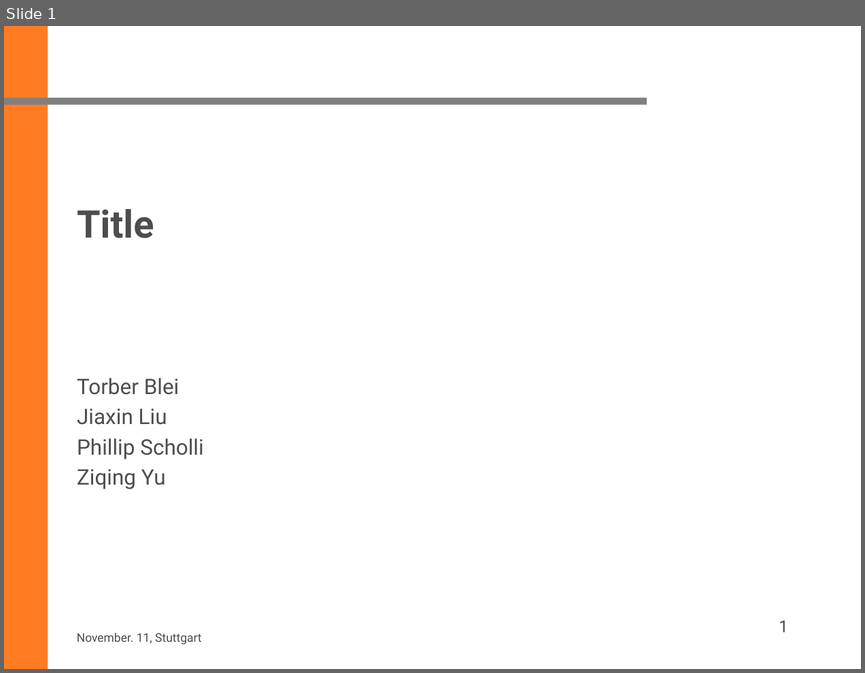
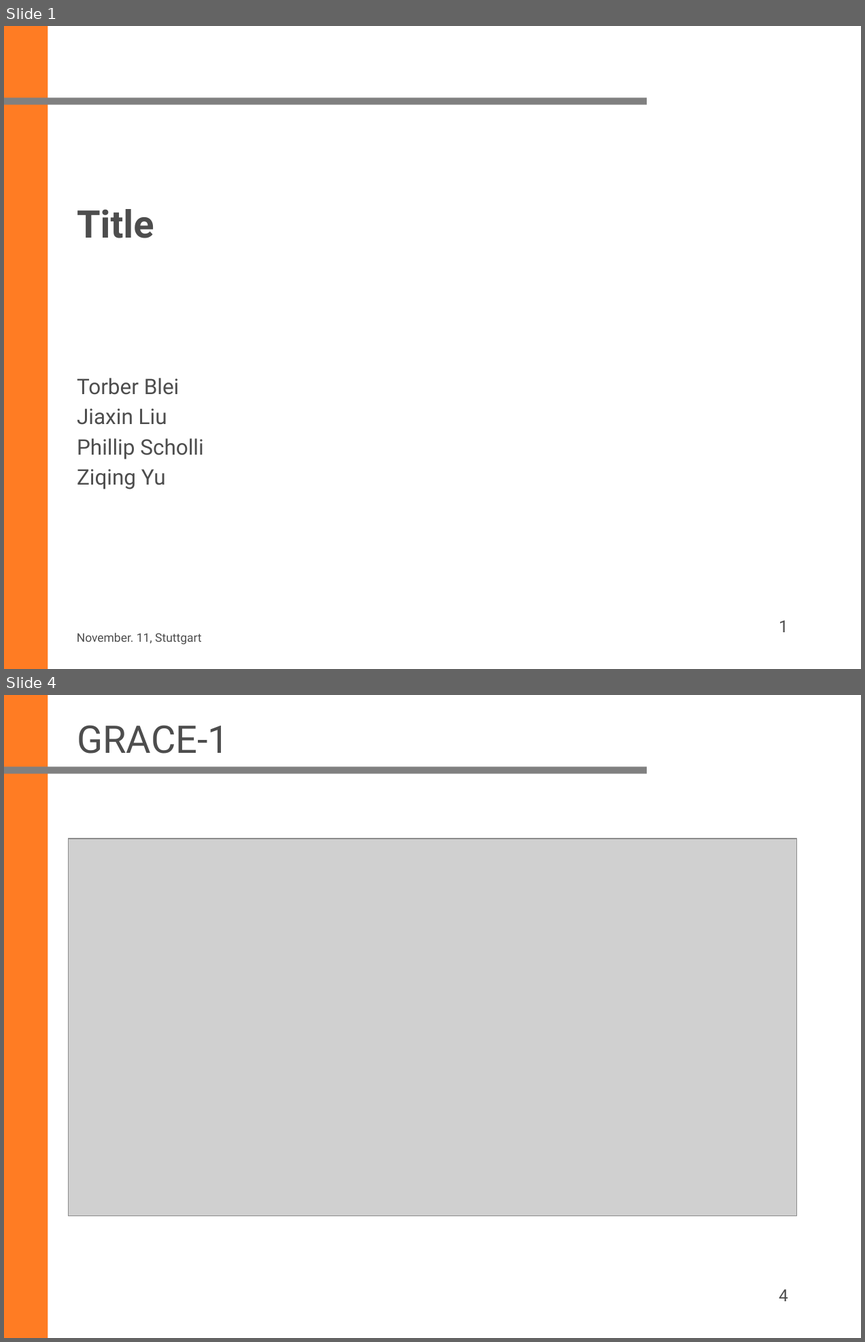
Before and after one commit to ziqing97/Seminar-Aktuelle-Geodaetische-Satelliten-missionen, a slide deck: Presentation/Muster.pptx. Shown one above the other, each under a label of ours: slide 1 before the commit, slides 1 and 4 after it; the slides between them are not shown. The pictures are 865x673 and 865x1342 pixels, drawn with LibreOffice and Linux fonts; fonts in the diff are those of the drawing; grey boxes stand for pictures; background and template pictures are left out. Boxes give left, top, right and bottom in pixels: in the first picture for what was removed or moved away, otherwise in the second. Text is boxed around its words. In the diff, an @@ line names an element or a change of style, - is before the commit and + after.

```diff
--- a/Presentation/Muster.pptx
+++ b/Presentation/Muster.pptx
@@ slide 4 added at <box>4,695,861,1338</box>, background #FFFFFF; not listed: 2 template elements that a slide beside it also shows @@
@@ title added at <box>77,725,229,753</box>, 32 pt, text #4D4D4D @@
+GRACE-1
@@ picture added at <box>68,838,797,1215</box> @@
@@ page number added at <box>779,1289,788,1301</box>, 14 pt, text #4D4D4D @@
+4
```
Also in this commit, not shown: 15 other slides added, 18 other files.
